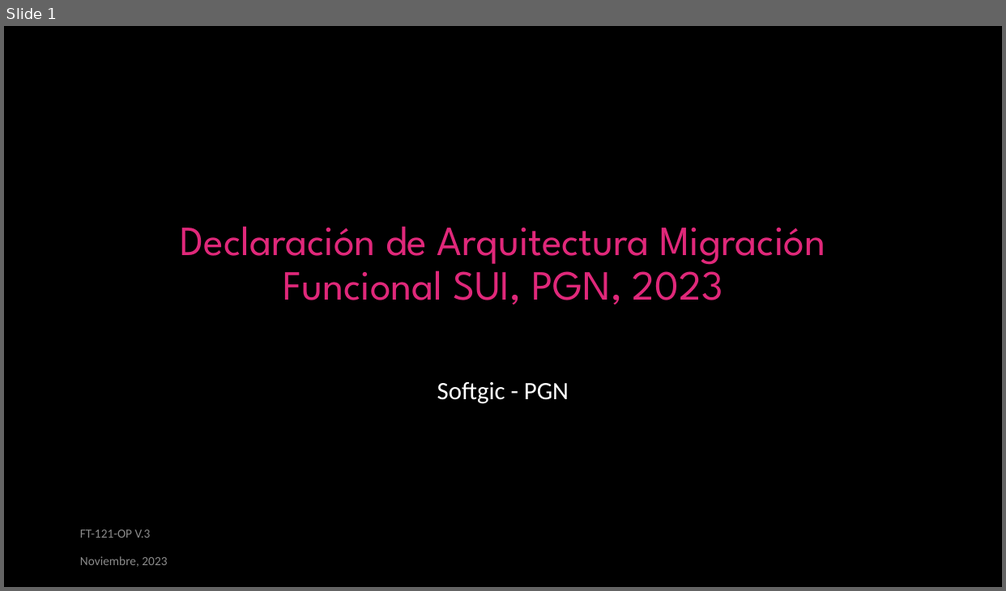
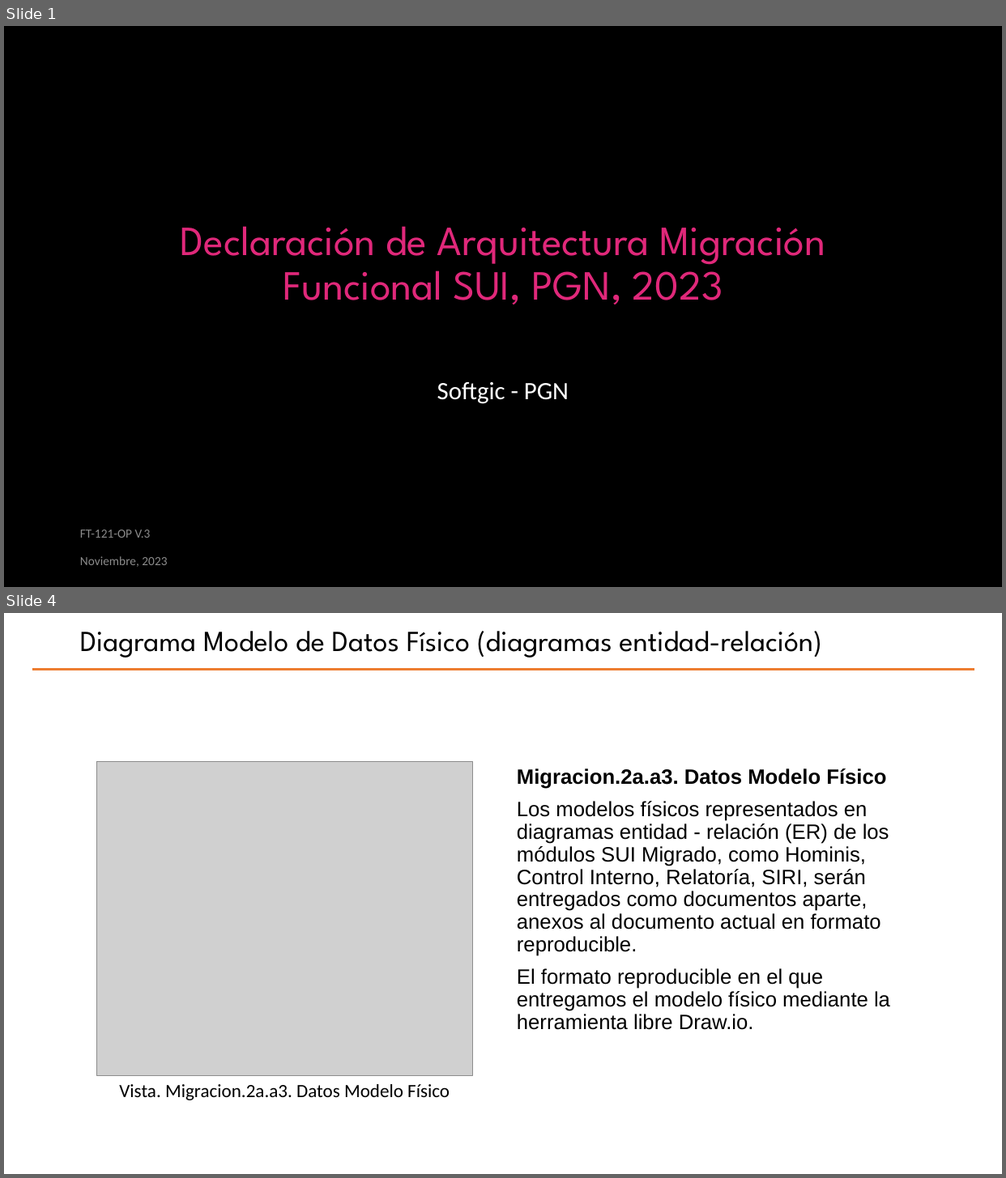
Before and after one commit to hwong23/pgn-078, a slide deck: content/pptxoutpt.pptx. Shown one above the other, each under a label of ours: slide 1 before the commit, slides 1 and 4 after it; the slides between them are not shown. The pictures are 1006x591 and 1006x1178 pixels, drawn with LibreOffice and Linux fonts; fonts in the diff are those of the drawing; grey boxes stand for pictures; background and template pictures are left out. Boxes give left, top, right and bottom in pixels: in the first picture for what was removed or moved away, otherwise in the second. Text is boxed around its words. In the diff, an @@ line names an element or a change of style, - is before the commit and + after.

```diff
--- a/content/pptxoutpt.pptx
+++ b/content/pptxoutpt.pptx
@@ slide 4 added at [4, 613, 1002, 1174], background #FFFFFF @@
@@ title added at [80, 631, 822, 658], 28 pt, text #000000 @@
+Diagrama Modelo de Datos Físico (diagramas entidad-relación)
@@ line added from (32, 669) to (975, 669), #ED7D31 2.25 pt @@
@@ picture added at [97, 762, 473, 1076] @@
@@ text added at [517, 769, 890, 1030], 20 pt, text #000000 @@
+Migracion.2a.a3. Datos Modelo Físico
+Los modelos físicos representados en diagramas entidad - relación (ER) de los módulos SUI Migrado, como Hominis, Control Interno, Relatoría, SIRI, serán entregados como documentos aparte, anexos al documento actual en formato reproducible.
+El formato reproducible en el que entregamos el modelo físico mediante la herramienta libre Draw.io.
@@ text added at [119, 1084, 450, 1101], 18 pt, text #000000 @@
+Vista. Migracion.2a.a3. Datos Modelo Físico
```
Also in this commit, not shown: 2 slides changed, 2 other slides added, 15 slides removed, 16 other files.
